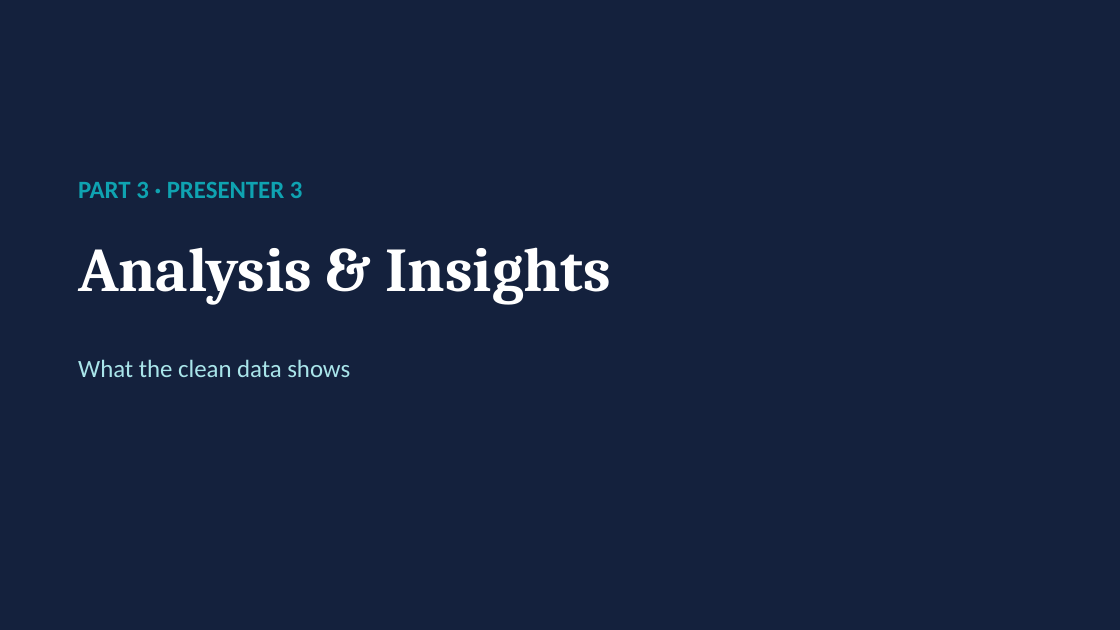
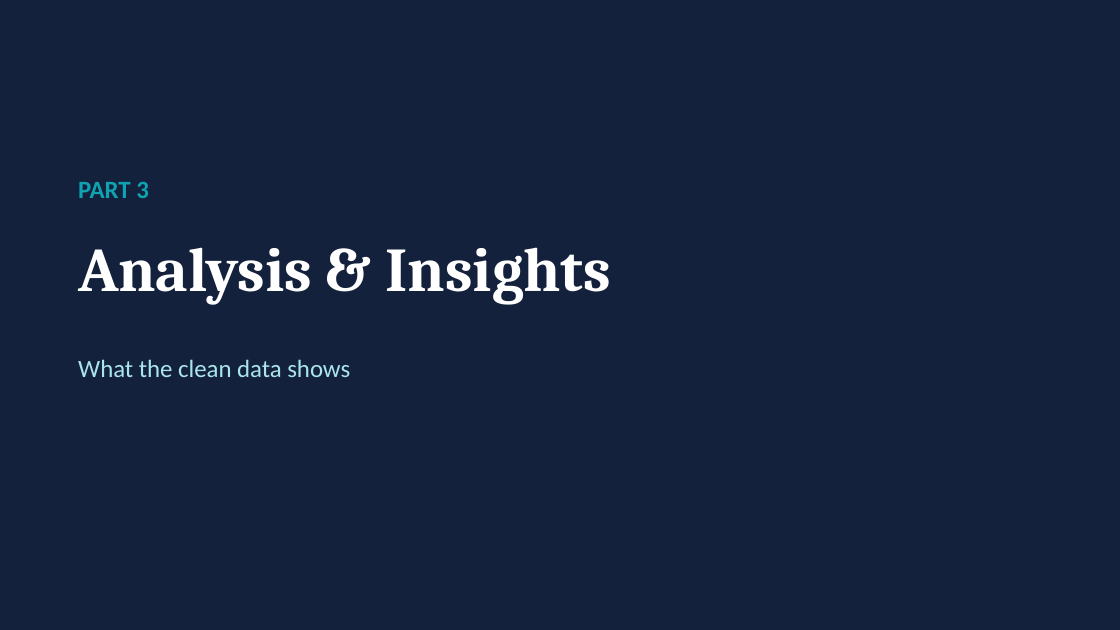
Before and after one commit to yeruka-ui/ClinVar-Data-Analysis, a slide deck: slide 15 of ClinVar_Project_Report.pptx. Drawn at 1120x630 pixels with LibreOffice and Linux fonts; fonts in the diff are those of the drawing. Boxes give left, top, right and bottom in pixels: in the first picture for what was removed or moved away, otherwise in the second. Text is boxed around its words. In the diff, an @@ line names an element or a change of style, - is before the commit and + after.

```diff
--- a/ClinVar_Project_Report.pptx
+++ b/ClinVar_Project_Report.pptx
@@ text at bbox=[78, 182, 149, 198]: text changed @@
-PART 3 · PRESENTER 3
+PART 3
```
Also in this commit, not shown: 21 other slides changed.
